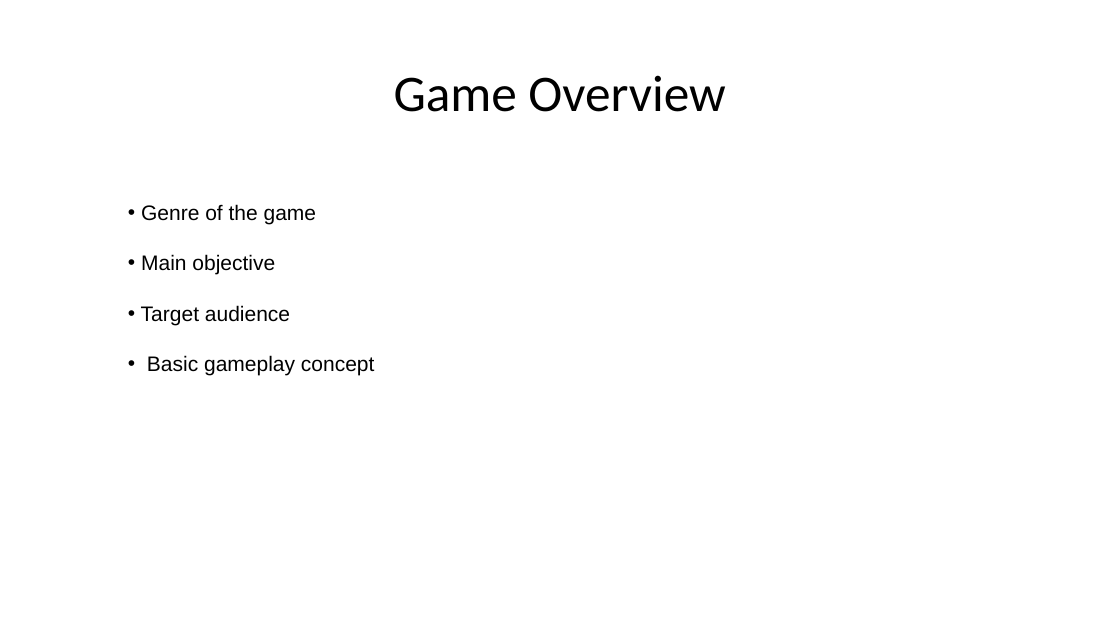
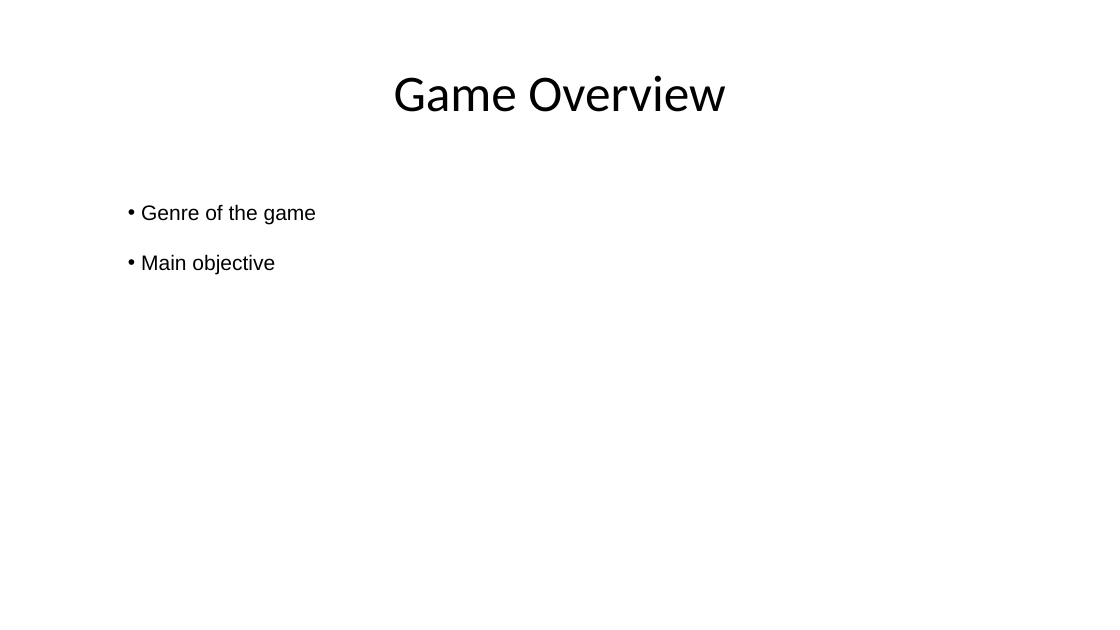
Before and after one commit to WilliamCheung2004/Slime-Fight-, a slide deck: slide 2 of Slime Fight.pptx. Drawn at 1120x630 pixels with LibreOffice and Linux fonts; fonts in the diff are those of the drawing. Boxes give left, top, right and bottom in pixels: in the first picture for what was removed or moved away, otherwise in the second. Text is boxed around its words. In the diff, an @@ line names an element or a change of style, - is before the commit and + after.

Commit message:
Release Version 2.0
Release version for game

```diff
--- a/Slime Fight.pptx
+++ b/Slime Fight.pptx
@@ text at (141, 305, 375, 376): paragraphs removed @@
-• Target audience
-• Basic gameplay concept
```
Also in this commit, not shown: 1 slide added, 5 slides removed, 32 other files.
